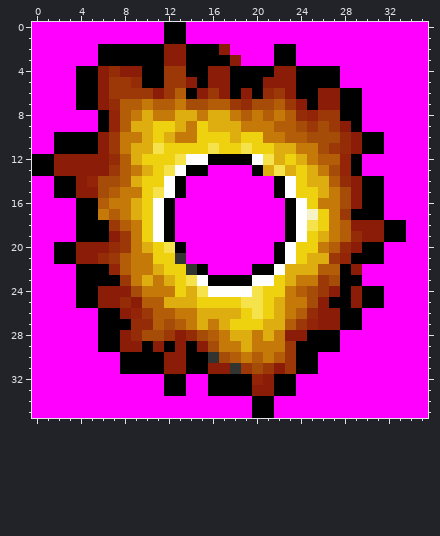
Two versions of one pixel-art file, assets/minecraft/textures/raw/fire_resistance.ase. The picture above was drawn from the file before the commit.
36x36 pixels, 1 frame.
And afterwards:
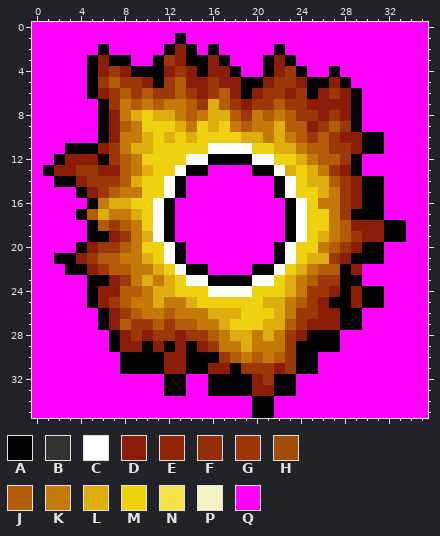
Palette (. is transparent): A #000000  B #313431  C #ffffff  D #8b1c08  E #942408  F #942c08  G #9c3808  H #a44c08  J #b45d08  K #c57908  L #deae10  M #eed210  N #f6e24a  P #f6f2c5  Q #ff00ff
Difference:
Changed rows in their new state; - is an unchanged pixel.
Layer "32":
first column x 0:
 0 ------------QQ----------------
 1 ------------Q-----------------
 2 -------QQQQQA--Q-Q-----Q------
 3 -----AD--QQ-G---D-Q--AD-------
 4 ----Q--G-A--D-D----QQ--G-QQ---
 5 ----Q-GJ-GD--J-DG-D---GGD--DA-
 6 ----Q---J-JG--G--JDADG--G--GD-
 7 ----QQAGK---K-JGL--DGG--GD--D-
 8 -------DKLMLLKJ---JG----GGD-D-
 9 -------D-KM------MKJ--L-JDGJG-
10 --QQQQAD-----ML---MLL-LK-GJGD-
11 --Q--------M----CCCC-----JJ-G-
12 QQA---AG-K---M-------CM-----G-
13 Q---GG-D----M--------AC----GD-
14 -----GGG--------------------G-
15 --QQA-G----M----------------G-
16 ----Q-KLLM------------------G-
17 -----JLK-----------------M----
18 ----Q-J------------------M----
19 ----Q-----L------------------G
20 --QQA-GGJ-M-C---------------G-
21 -----GJJK-L-CA--------------D-
22 ---A-DGJ-----CA--------M-K----
23 ----Q--D------C----------J-G--
24 ----Q---JJ-LL-MM----M--LKG----
25 ----Q--GJKKLKK-----MML--JG----
26 -------DGJKK---K----M---GG----
27 -------DJGG-G-JK---------D----
28 ------Q--GDG--GG-------G------
29 ------Q---------G-------------
30 ----------------AG------------
31 ------------------A-G---------
32 --------------------DG--------
